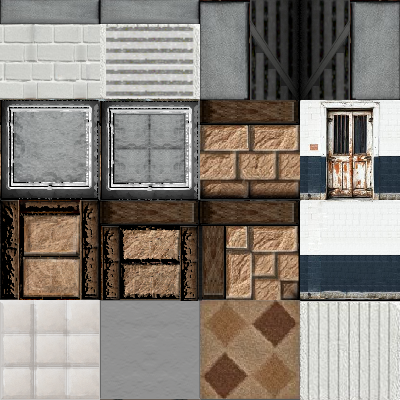
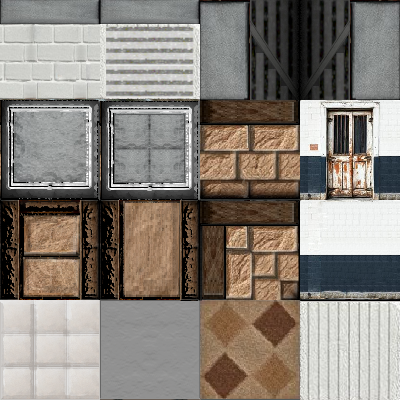
Before/after of a 400 × 400 layered artwork. What changed in the layer stack:
painted on "tileWall.png" over [100, 200, 200, 300]
